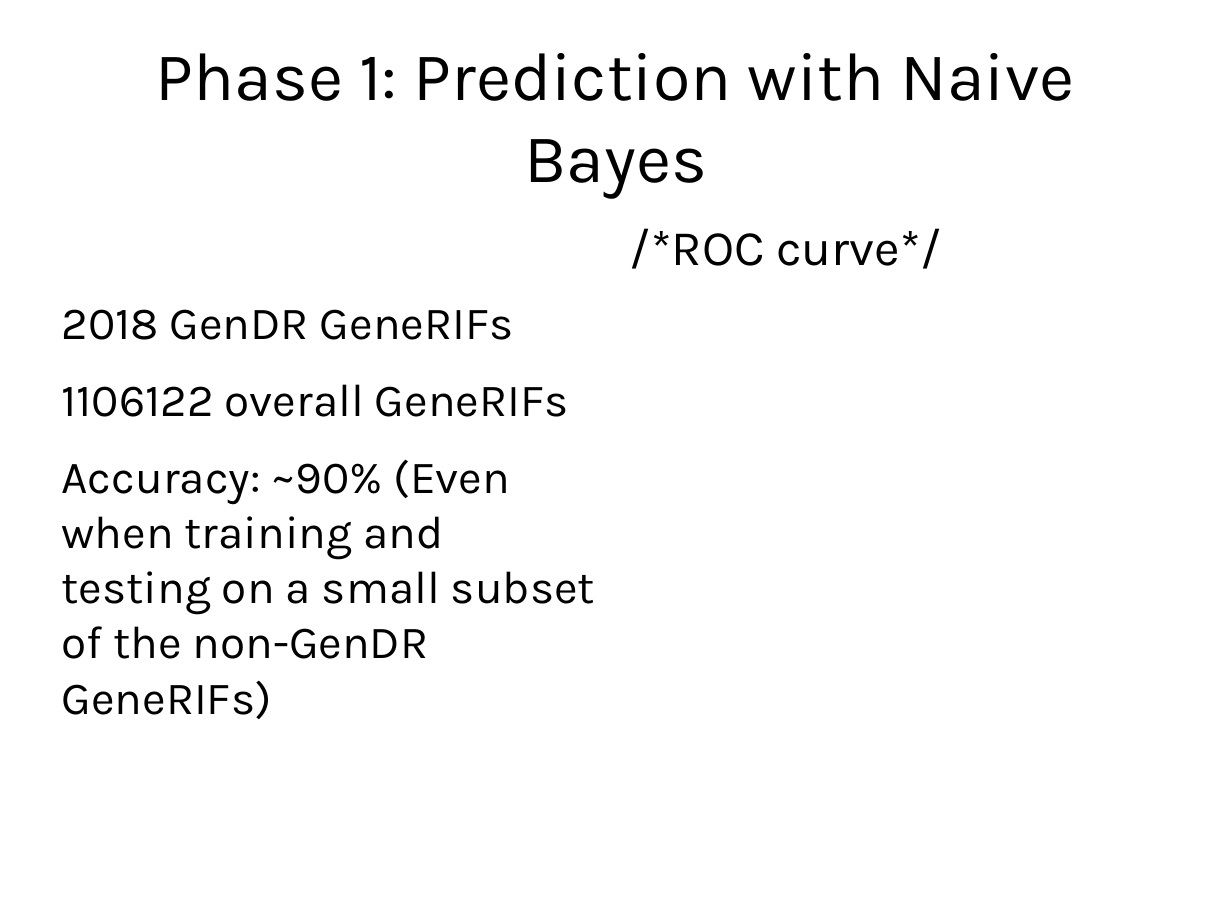
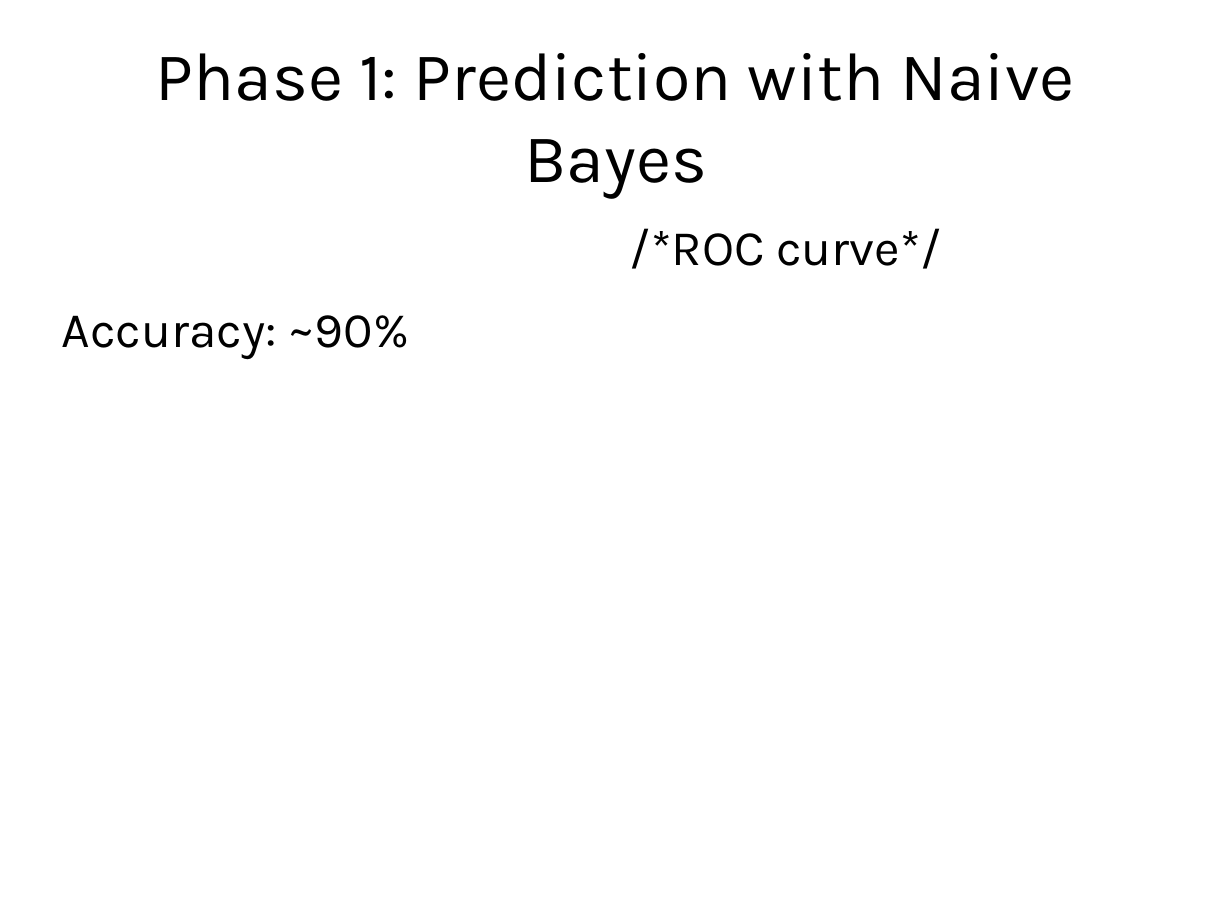
Before and after one commit to DeepwaterCreations/genDR-generif-analysis, a slide deck: slide 7 of presentation.odp (slide 5 before the commit). Drawn at 1232x924 pixels with LibreOffice and Linux fonts; fonts in the diff are those of the drawing. Boxes give left, top, right and bottom in pixels: in the first picture for what was removed or moved away, otherwise in the second. Text is boxed around its words. In the diff, an @@ line names an element or a change of style, - is before the commit and + after.

Commit message:
Update presentation

```diff
--- a/presentation.odp
+++ b/presentation.odp
@@ text at (x1=62, y1=315, x2=409, y2=359): text changed; size 29.6 to 32 pt @@
-2018 GenDR GeneRIFs
-1106122 overall GeneRIFs
-Accuracy: ~90% (Even when training and testing on a small subset of the non-GenDR GeneRIFs)
+Accuracy: ~90%
```
Also in this commit, not shown: 1 other slide changed, 3 slides added, 1 slide removed.
